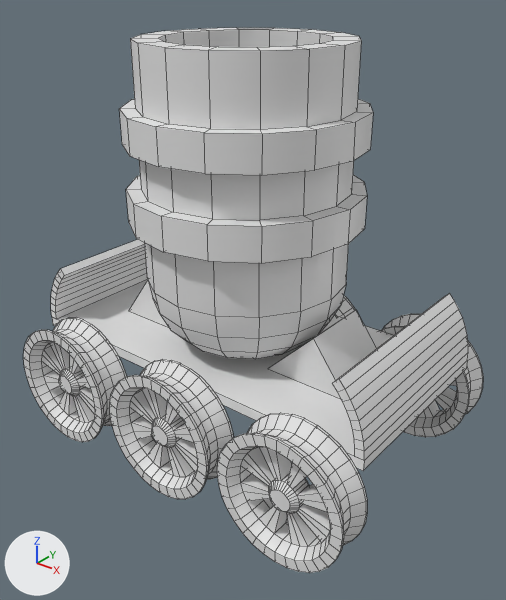
What one commit did to the FBX model Assets/Art/Gun05.fbx.
Rendered twice from a camera (50 mm lens) standing at (4.1, -5.04, 1.7) and looking at (0.16, -0.11, -1.36). Lighting does not change. The marker at lower left points along +X, +Y and +Z. Mesh edges are drawn as thin lines. Where no turn or scale is listed for an object, it has been applied to the vertices.
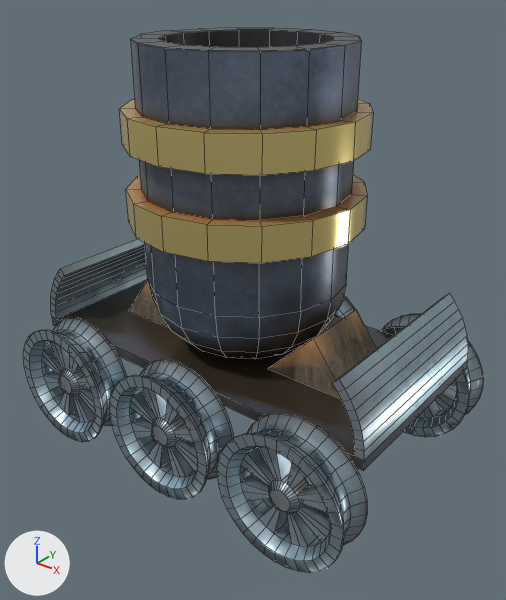
What differs and where, as boxes [x1, y1, x2, y2] in the pictures (506 x 600 px):
'Cylinder.039', recoloured, surface changed
    both: [119, 28, 373, 359]
'Cylinder.042', recoloured, surface changed
    both: [217, 413, 367, 573]
'Plane.010', recoloured, surface changed
    both: [52, 279, 467, 471]
'Cylinder.040', recoloured, surface changed
    both: [110, 359, 233, 499]
'Cylinder.041', recoloured, surface changed
    both: [24, 317, 127, 442]
'Cylinder.045', recoloured, surface changed
    both: [379, 314, 483, 437]
'Cylinder.043', recoloured, surface changed
    both: [335, 295, 355, 318]
part 1 of me_cylinder_007, surface changed
    both: [24, 295, 483, 573]
part 2 of me_plane_025, recoloured
    both: [51, 239, 468, 461]
part 4 of me_cylinder_042, recoloured (grey to brown)
    both: [129, 280, 376, 399]

The change, as a diff of the scene's bpy script:
```diff
--- a/Assets/Art/Gun05.fbx.py
+++ b/Assets/Art/Gun05.fbx.py
@@ mat_base05 @@
+mat_base05 = bpy.data.materials.new('Base05')
+# uses the picture img_gun05_defaultmaterial_basecolor_png
+# uses the picture img_gun05_defaultmaterial_emissive_png
+# uses the picture img_gun05_defaultmaterial_metallic_png
+# uses the picture img_gun05_defaultmaterial_normal_png
+# uses the picture img_gun05_defaultmaterial_roughness_png
@@ me_cylinder_007 @@
 me_cylinder_007.from_pydata(...)  # 448 vertices, 434 faces; spans x -1.0..1.0, y -1.0..1.0, z -1.0..1.0
 # used by ob_cylinder_043; location = (0.0, 1.19, -2.38); rotation_euler = (1.571, 0.0, 0.0), in degrees (90, 0, 0); scale = (0.647, 0.647, 0.194)
+# me_cylinder_007 part 1: texture (UV) coordinates of 434 of 434 faces, centred in x -0.99..0.99, y -0.99..0.99, z -1.0..1.0, changed; they spanned u 0.0..1.0, v 0.01..1.0 and now span u 0.0..0.99, v 0.0..0.79
+me_cylinder_007.materials.append(mat_base05)
@@ me_cylinder_035 @@
 me_cylinder_035.from_pydata(...)  # 272 vertices, 258 faces; spans x -1.14..1.14, y -1.14..1.14, z -1.89..1.09
+# me_cylinder_035 part 3: texture (UV) coordinates of 258 of 258 faces, centred in x -1.1..1.1, y -1.1..1.1, z -1.89..1.09, changed; they spanned u 0.0..1.0, v 0.01..0.5 and now span u 0.0..0.97, v 0.0..1.0
+me_cylinder_035.materials.append(mat_base05)
@@ me_plane_011 @@
 me_plane_011.from_pydata(...)  # 8 vertices, 6 faces; spans x -2.0..2.0, y -1.0..1.0, z -0.1..0.0
+# me_plane_011 part 5: texture (UV) coordinates of 6 of 6 faces, centred in x -2.0..2.0, y -1.0..1.0, z -0.1..0.0, changed; they spanned u 0.0..1.0, v 0.0..1.0 and now span u 0.23..0.53, v 0.33..0.73
+me_plane_011.materials.append(mat_base05)
@@ me_plane_025 @@
-me_plane_025.from_pydata(...)  # 72 vertices, 68 faces; spans x -2.0..2.0, y -1.0..1.0, z 0.0..0.66
+me_plane_025.from_pydata(...)  # 72 vertices, 66 faces; spans x -2.0..2.0, y -1.0..1.0, z 0.0..0.66
+# me_plane_025 part 2: 66 faces spanning x -2.0..2.0, y -1.0..1.0, z 0.0..0.66 switch from no material to mat_base05
@@ me_cylinder_042 @@
-me_cylinder_042.from_pydata(...)  # 12 vertices, 10 faces; spans x -1.44..1.44, y -0.37..0.37, z 0.0..0.51
+me_cylinder_042.from_pydata(...)  # 12 vertices, 8 faces; spans x -1.44..1.44, y -0.37..0.37, z 0.0..0.51
+# me_cylinder_042 part 4: 8 faces spanning x -1.44..1.44, y -0.37..0.37, z 0.0..0.51 switch from no material to mat_base05
```
